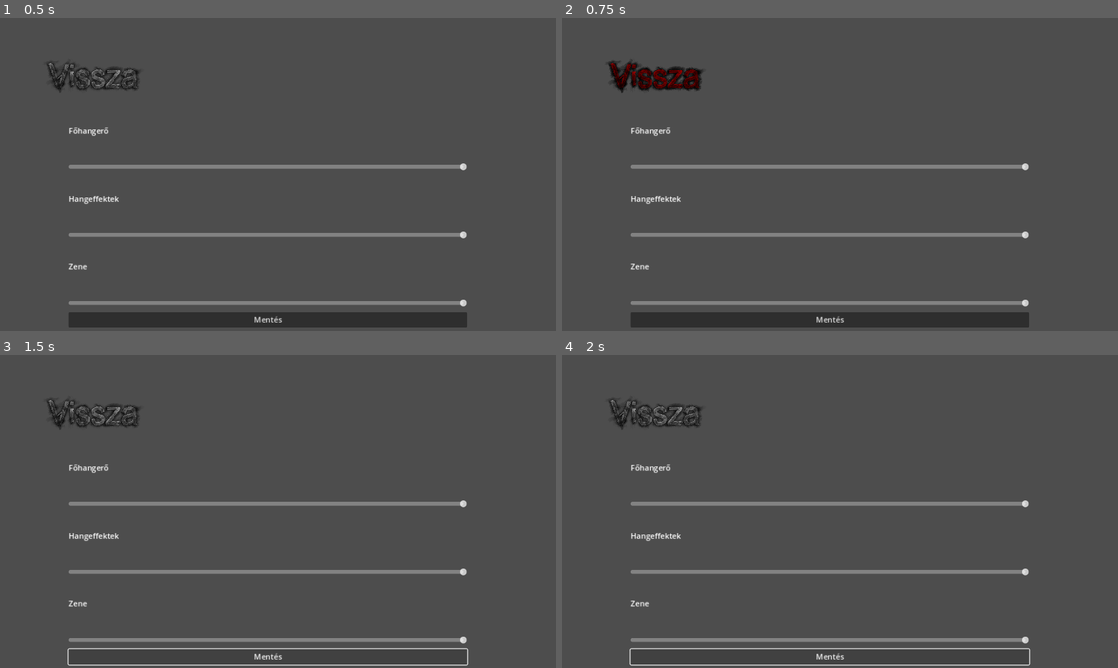
Above: before the commit, frames 1-4 (two rows, left to right).
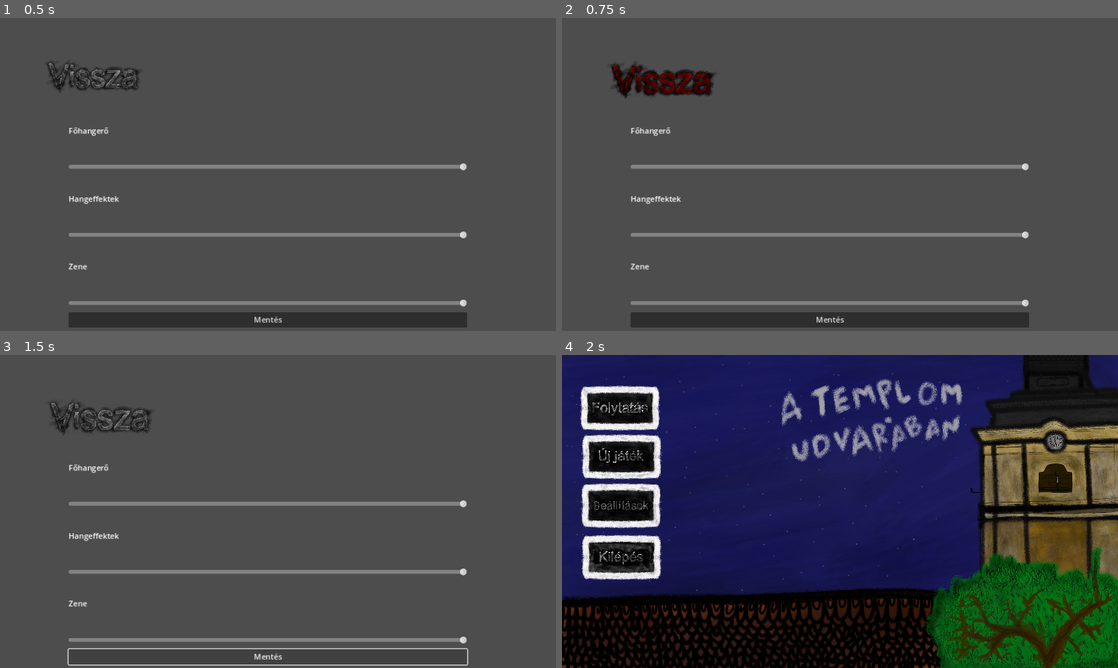
Above: after the commit, the same moments.

Repository: MotherFCKR54/The-Game
Game: Godot game, scene res://scenes/Hangok.tscn
Two runs of this game, one before a commit and one after it. Both use one fixed random seed, a clock stepped at 60 frames per second and the inputs below. This scene is started directly instead of the project's main scene.
Inputs (mouse positions are in pixels of both pictures, inside the frame that each line leads up to):
- Up to frame 1 (0.5 s): no input
- Up to frame 2 (0.75 s): click (656, 77) at 0.5 s
- Up to frame 3 (1.5 s): click "Mentés" at 1.25 s
- Up to frame 4 (2 s): no input

Frame 1 is identical in both runs. In frame 2, 1.2% of the frame differs, in the area x 8-28%, y 13-26%; in frame 3, 0.7%; in frame 4, 99%, in the area x 0-100%, y 0-100%.
Error before the commit: Attempt to call function 'play' in base 'null instance' on a null instance. (res://scenes/vissza.gd:9)

Commit message:
Hangok menü javítás
Már nem crashel, de nem működik csak a mestarhangerő

Diff:
--- /dev/null
+++ b/the-game/Bus/Idk.tres
@@ -0,0 +1,15 @@
+[gd_resource type="AudioBusLayout" format=3 uid="uid://gsq7lqsdlixf"]
+
+[resource]
+bus/1/name = &"SFX"
+bus/1/solo = false
+bus/1/mute = false
+bus/1/bypass_fx = false
+bus/1/volume_db = 0.0
+bus/1/send = &"Master"
+bus/2/name = &"Music"
+bus/2/solo = false
+bus/2/mute = false
+bus/2/bypass_fx = false
+bus/2/volume_db = 0.0
+bus/2/send = &"Master"
--- a/the-game/scenes/Hangok.tscn
+++ b/the-game/scenes/Hangok.tscn
@@ -23,11 +23,13 @@
 stretch_mode = 0
 script = ExtResource("1_xr6c4")
 
-[node name="AudioStreamPlayer2D" type="AudioStreamPlayer" parent="."]
+[node name="AudioStreamPlayer" type="AudioStreamPlayer" parent="."]
 stream = ExtResource("2_kdflx")
+bus = &"SFX"
 
-[node name="AudioStreamPlayer2D2" type="AudioStreamPlayer" parent="."]
+[node name="AudioStreamPlayer2" type="AudioStreamPlayer" parent="."]
 stream = ExtResource("3_qt3go")
+bus = &"SFX"
 
 [node name="AudioBeállítások" type="Control" parent="."]
 layout_mode = 3
--- a/the-game/scenes/mentés.gd
+++ b/the-game/scenes/mentés.gd
@@ -1,8 +1,8 @@
 extends Button
 
 func _on_pressed() -> void:
-	$AudioStreamPlayer.play()
+	$"../../AudioStreamPlayer".play()
 
 func _on_mouse_entered() -> void:
 
-	$AudioStreamPlayer2.play()
+	$"../../AudioStreamPlayer2".play()
--- a/the-game/scenes/menü.tscn
+++ b/the-game/scenes/menü.tscn
@@ -61,6 +61,7 @@
 
 [node name="háttérzene" type="AudioStreamPlayer2D" parent="."]
 stream = ExtResource("4_odhoa")
+bus = &"Music"
 parameters/looping = true
 
 [node name="AnimatedSprite2D2" type="AnimatedSprite2D" parent="."]
Binary file added: the-game/pictures/MENTES2crop.png
Not shown, added: the-game/pictures/MENTES2crop.png.import
Binary file added: the-game/pictures/mentes1crop.png
Not shown, added: the-game/pictures/mentes1crop.png.import
